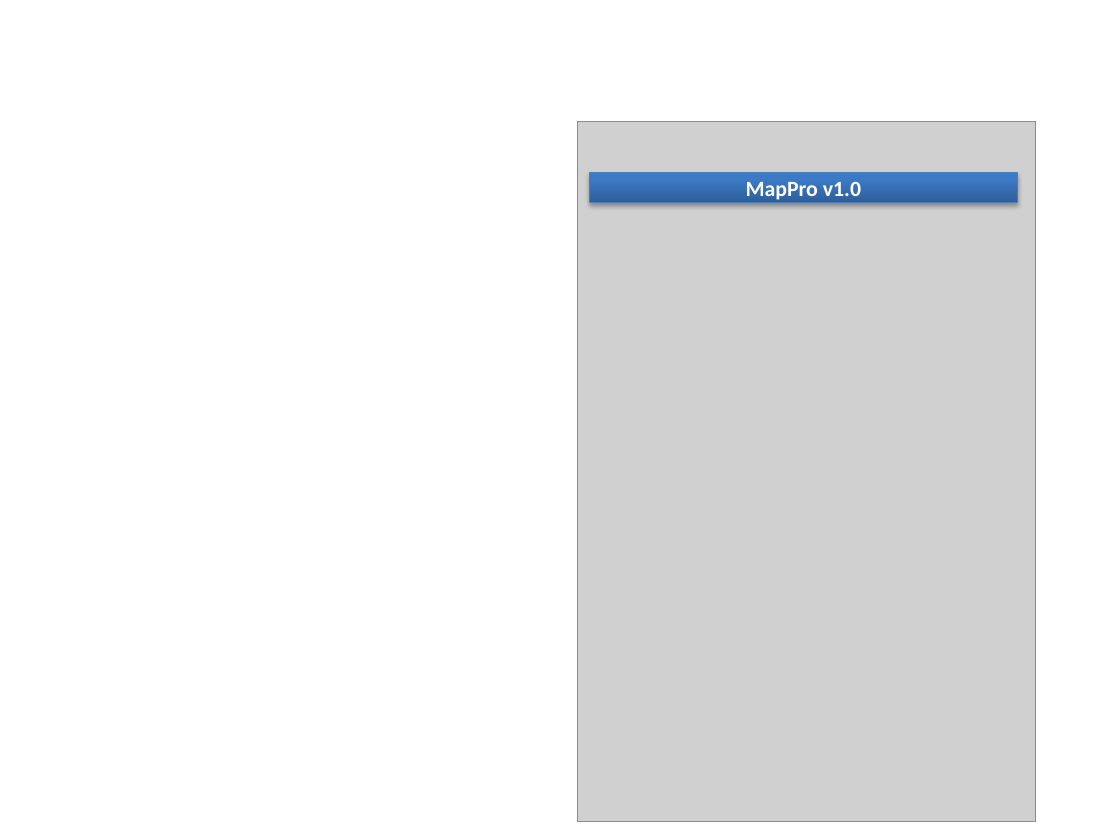
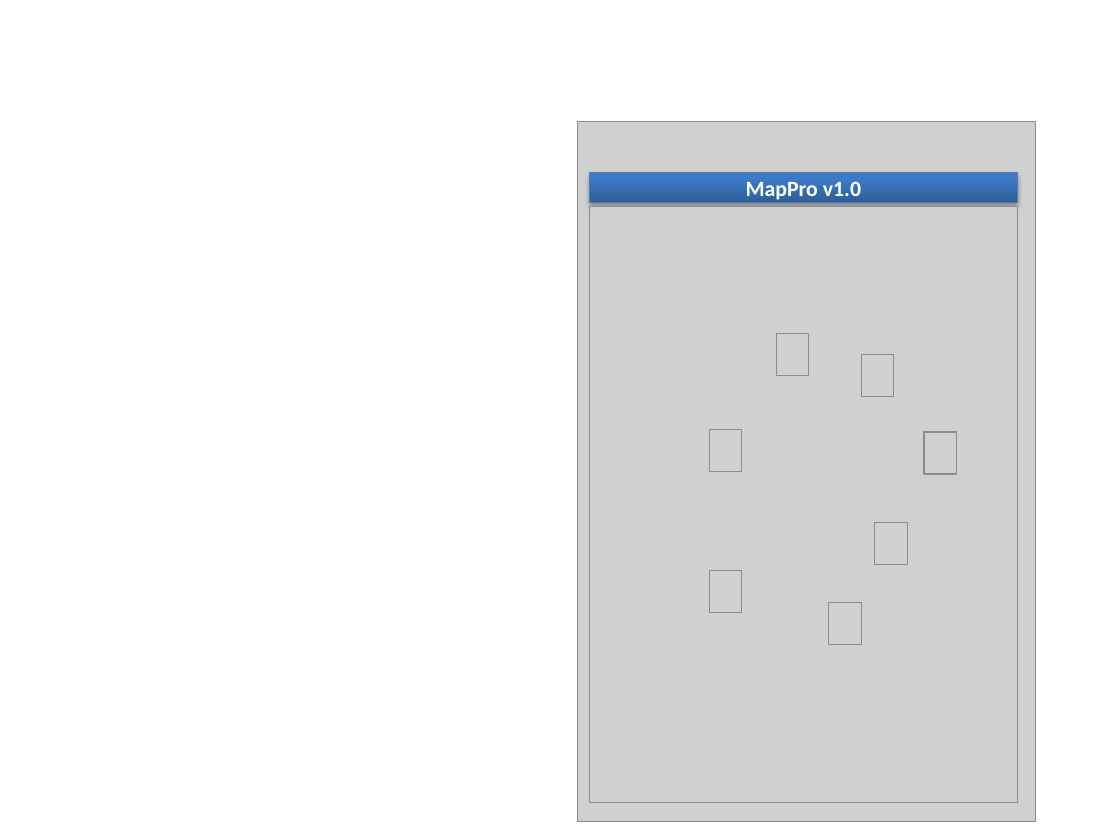
Before and after one commit to hungdien/google-map-api-and-map-on-android, a slide deck: slide 5 of Design/User Interface Design.pptx (slide 4 before the commit). Drawn at 1120x840 pixels with LibreOffice and Linux fonts; fonts in the diff are those of the drawing; grey boxes stand for pictures. Boxes give left, top, right and bottom in pixels: in the first picture for what was removed or moved away, otherwise in the second. Text is boxed around its words. In the diff, an @@ line names an element or a change of style, - is before the commit and + after.

```diff
--- a/Design/User Interface Design.pptx
+++ b/Design/User Interface Design.pptx
@@ picture added at [589,206,1017,803] @@
@@ picture added at [776,334,809,376] @@
@@ picture added at [861,355,894,398] @@
@@ picture added at [709,429,741,472] @@
@@ picture added at [924,432,956,475] @@
@@ picture added at [875,523,907,566] @@
@@ picture added at [709,570,741,613] @@
@@ picture added at [829,603,861,645] @@
```
Also in this commit, not shown: 3 other slides changed, 4 slides added.
